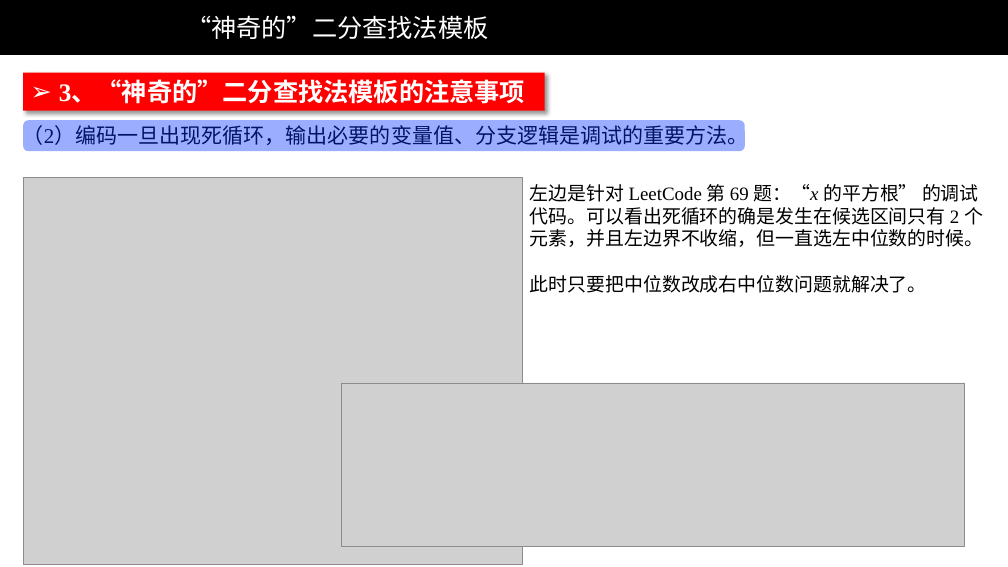
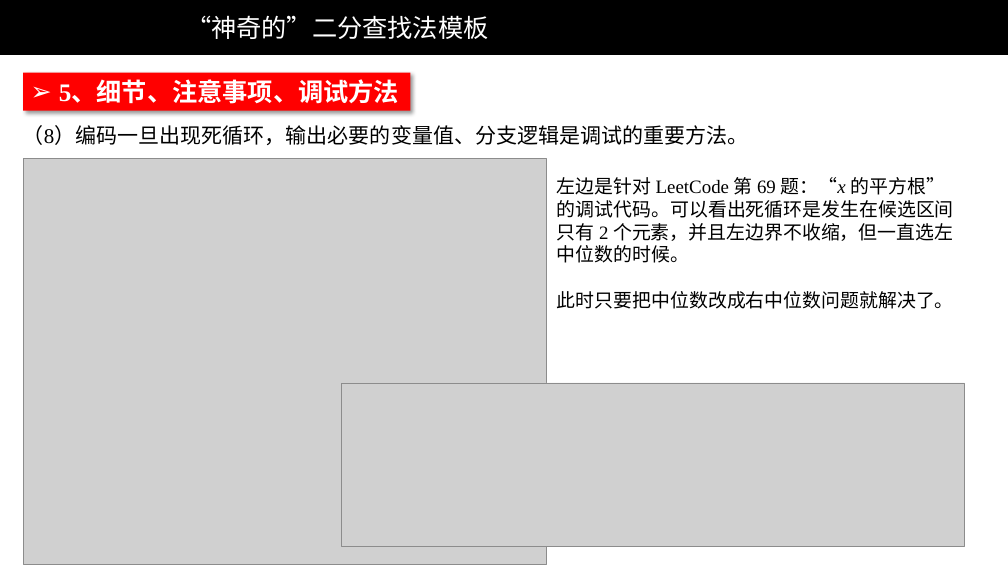
Before and after one commit to liweiwei1419/LeetCode-Solution-PPT, a slide deck: slide 13 of others/“神奇的”二分查找法模板-1（文字）.pptx (slide 9 before the commit). Drawn at 1008x567 pixels with LibreOffice and Linux fonts; fonts in the diff are those of the drawing; grey boxes stand for pictures; background and template pictures are left out. Boxes give left, top, right and bottom in pixels: in the first picture for what was removed or moved away, otherwise in the second. Text is boxed around its words. In the diff, an @@ line names an element or a change of style, - is before the commit and + after.

Commit message:
添加了神奇的二分查找法 PPT。

```diff
--- a/others/“神奇的”二分查找法模板-1（文字）.pptx
+++ b/others/“神奇的”二分查找法模板-1（文字）.pptx
@@ rectangle "5、细节、注意事项、调试方法": place and size @@
-rectangle "5、细节、注意事项、调试方法" at [23, 73, 545, 110]
+rectangle "5、细节、注意事项、调试方法" at [23, 73, 411, 110]
@@ text in rectangle at [59, 81, 399, 104]: text changed @@
-➢ 3、“神奇的”二分查找法模板的注意事项
+➢ 5、细节、注意事项、调试方法
@@ text at [23, 125, 749, 145]: text changed @@
-（2）编码一旦出现死循环，输出必要的变量值、分支逻辑是调试的重要方法。
+（8）编码一旦出现死循环，输出必要的变量值、分支逻辑是调试的重要方法。
@@ rounded rectangle removed at [23, 120, 746, 151] @@
@@ picture: place and size @@
-picture at [23, 178, 523, 564]
+picture at [23, 159, 547, 564]
@@ text "左边是针对 LeetCode 第 69 题：“x ...": place and size @@
-text "左边是针对 LeetCode 第 69 题：“x ..." at [530, 184, 984, 293]
+text "左边是针对 LeetCode 第 69 题：“x ..." at [557, 177, 954, 309]
@@ text at [557, 177, 954, 263]: text changed @@
-左边是针对 LeetCode 第 69 题：“x 的平方根” 的调试代码。可以看出死循环的确是发生在候选区间只有 2 个元素，并且左边界不收缩，但一直选左中位数的时候。
+左边是针对 LeetCode 第 69 题：“x 的平方根” 的调试代码。可以看出死循环是发生在候选区间只有 2 个元素，并且左边界不收缩，但一直选左中位数的时候。
```
Also in this commit, not shown: 8 other slides changed, 5 slides added, 1 other file.
